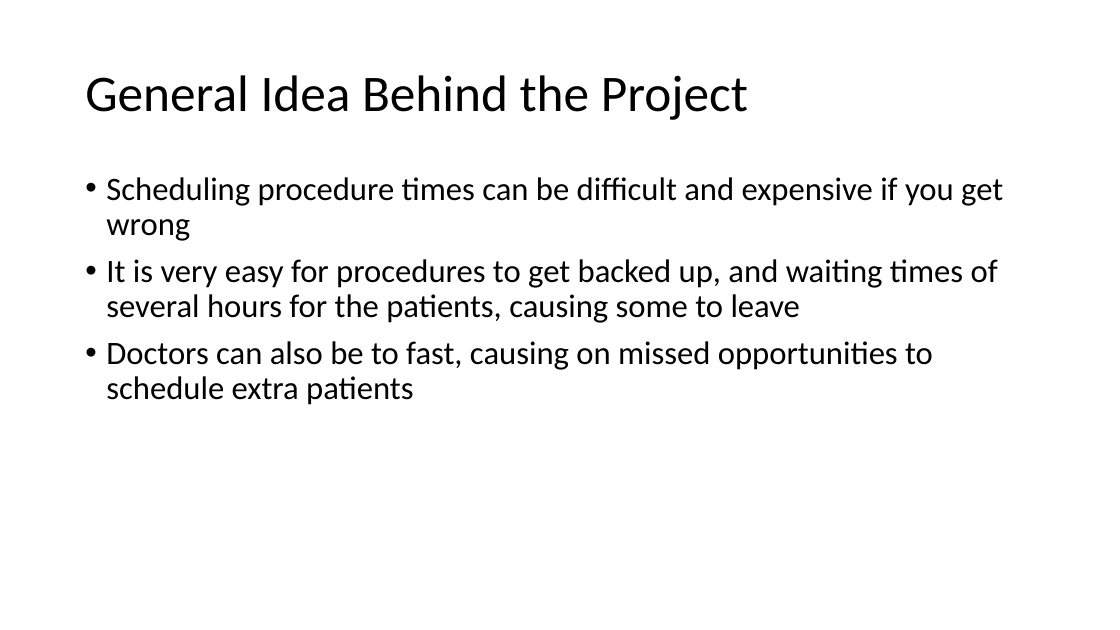
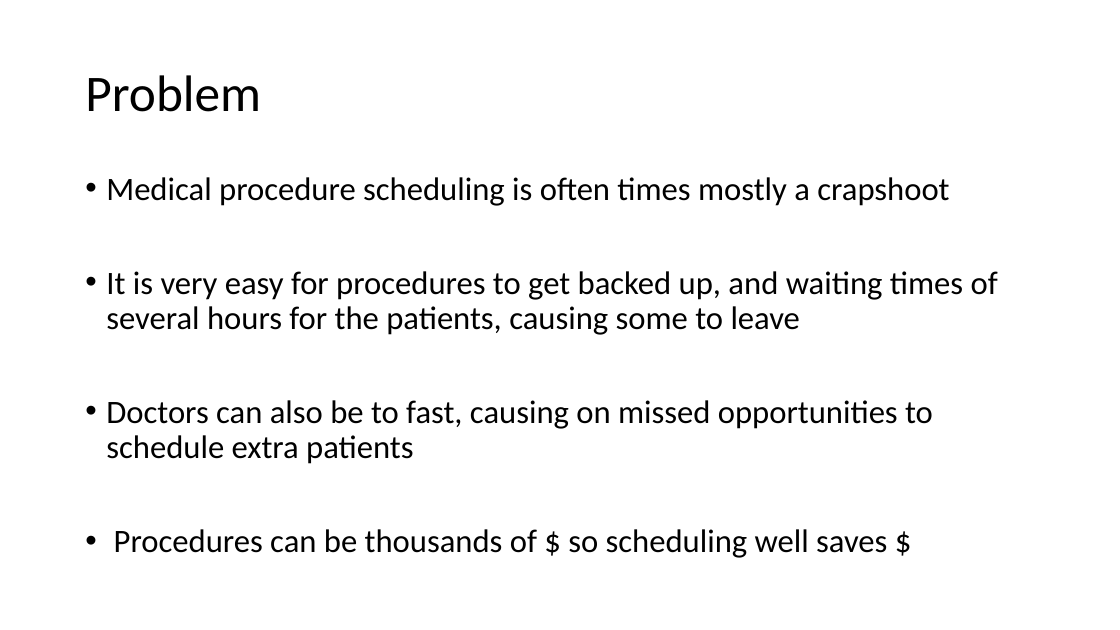
Before and after one commit to j-v-k/sfdat28, a slide deck: slide 2 of JVK-HOS Project/PREDICTING _PROCEDURE _TIMES.pptx. Drawn at 1120x630 pixels with LibreOffice and Linux fonts; fonts in the diff are those of the drawing. Boxes give left, top, right and bottom in pixels: in the first picture for what was removed or moved away, otherwise in the second. Text is boxed around its words. In the diff, an @@ line names an element or a change of style, - is before the commit and + after.

```diff
--- a/JVK-HOS Project/PREDICTING _PROCEDURE _TIMES.pptx
+++ b/JVK-HOS Project/PREDICTING _PROCEDURE _TIMES.pptx
@@ title at [85,75,261,112]: text changed @@
-General Idea Behind the Project
+Problem
@@ text at [106,177,949,206]: text changed @@
-• Scheduling procedure times can be difficult and expensive if you get wrong
+• Medical procedure scheduling is often times mostly a crapshoot
@@ text at [114,529,887,558]: paragraph added @@
+• Procedures can be thousands of $ so scheduling well saves $
```
Also in this commit, not shown: 2 other slides changed, 9 slides added, 42 other files.
